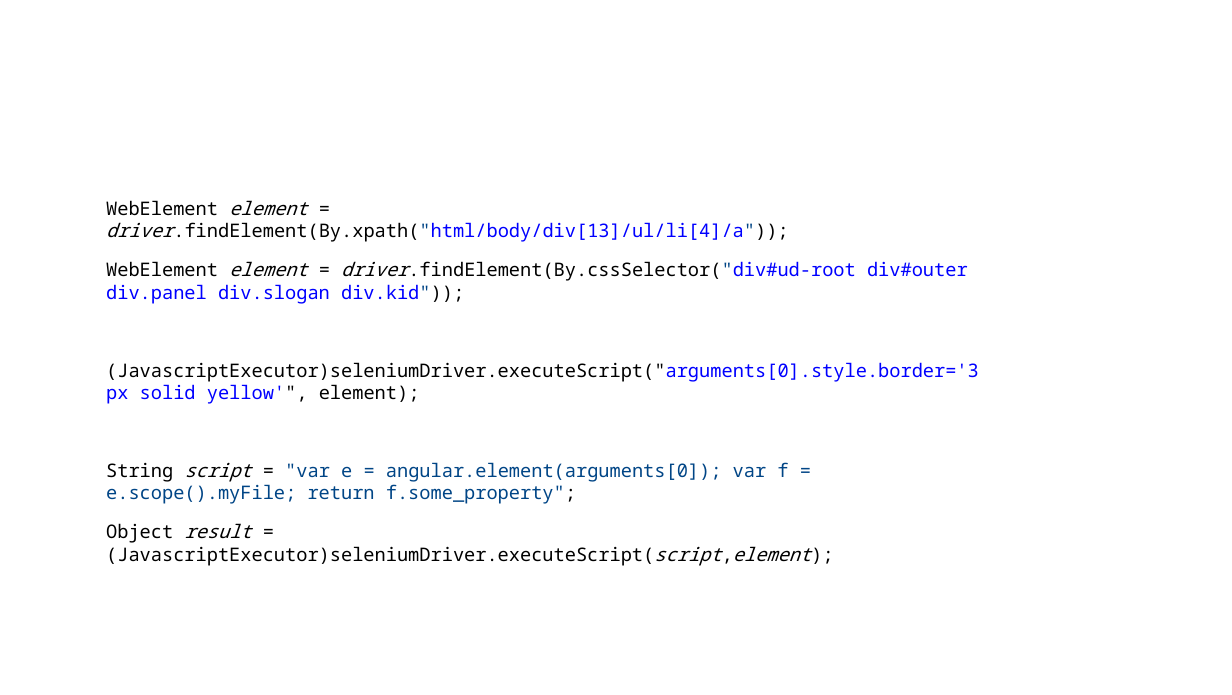
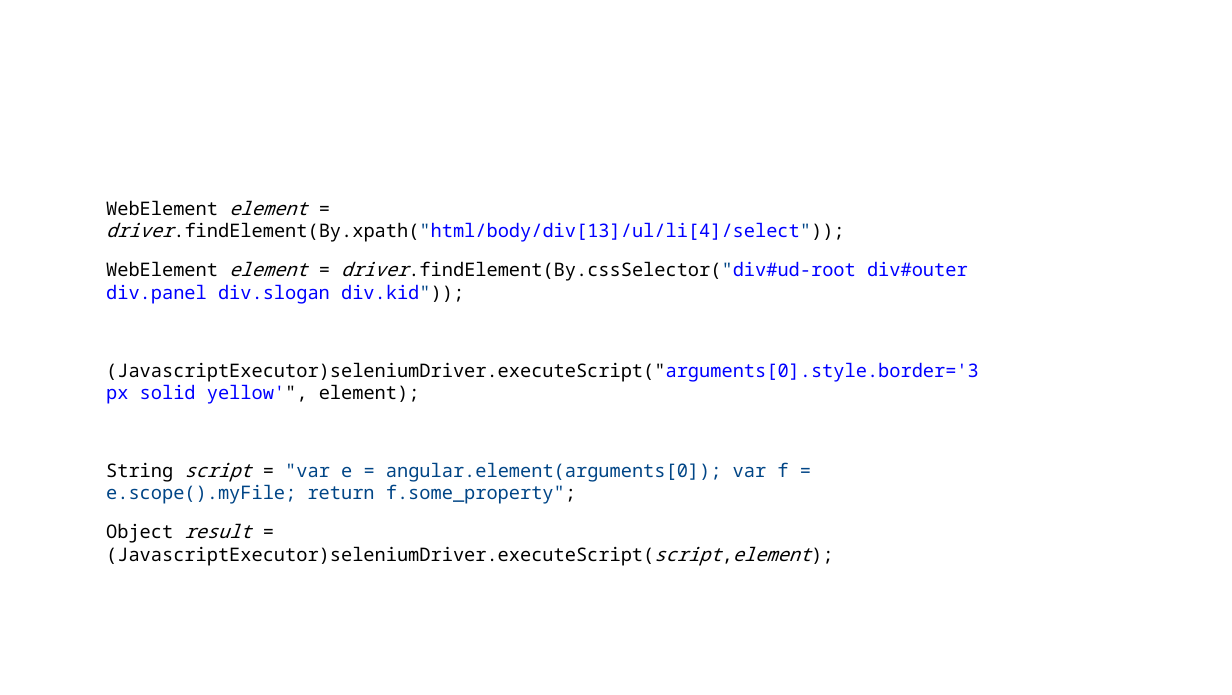
Before and after one commit to sergueik/selenium_java, a slide deck: slide 10 of protractor/protractor.odp. Drawn at 1232x695 pixels with LibreOffice and Linux fonts; fonts in the diff are those of the drawing; background and template pictures are left out. Boxes give left, top, right and bottom in pixels: in the first picture for what was removed or moved away, otherwise in the second. Text is boxed around its words. In the diff, an @@ line names an element or a change of style, - is before the commit and + after.

```diff
--- a/protractor/protractor.odp
+++ b/protractor/protractor.odp
@@ text at <box>106,200,844,242</box>: text changed @@
-WebElement element = driver.findElement(By.xpath("html/body/div[13]/ul/li[4]/a"));
+WebElement element = driver.findElement(By.xpath("html/body/div[13]/ul/li[4]/select"));
```
Also in this commit, not shown: 5 other slides changed.
